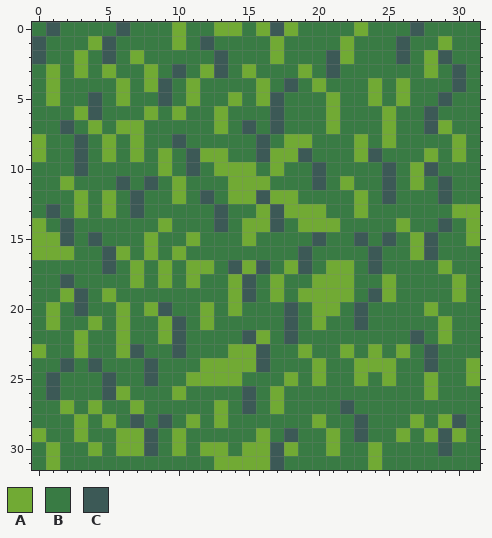
A pixel-art sprite gets an edit: source/HavenIsland/Content/Images/Tilesets/Outside.png. The first picture shows the starting point.
The file is 32x32 pixels.
Palette (. is transparent): A #71aa34  B #397b44  C #3c5956
Now the later version:
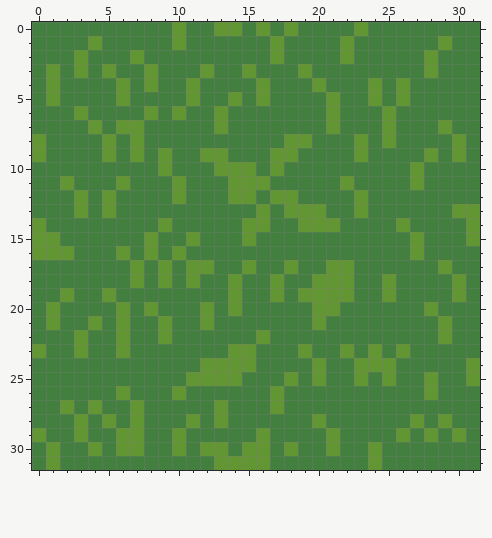
The edit:
@@ palette @@
-A #71aa34
+A #619633
-B #397b44
+B #437f3f
@@ x 0..31 @@
- 0 BCBBBBCBBBABBAABACABBBBABBBCBBBB
- 1 CBBBACBBBBABCBBBBABBBBABBBCBBABB
- 2 CBBABCBABBBBBCBBBABBBCABBBCBACBB
- 3 BABABABBABCBACBABBBABCBBBBBBABCB
- 4 BABBBBABACBABBBBABCBABBBABABBBCB
- 5 BABBCBABBCBABBABACBBBABBABABBCBB
- 6 BBBACBBBABABBABBBCBBBABBBABBCBBB
- 7 BBCBABAABBBBBABCBCBBBABBBABBCABB
- 8 ABBCBABABBCBBBBBCBAABBBABABBBBAB
- 9 ABBCBABABABCAABBCAACBBBACBBBABAB
-10 BBBCBBBBBABCBAAABABBCBBBBCBACBBB
-11 BBABBBCBCBABBBAAABBBCBABBCBABCBB
-12 BBBABABCBBABCBAACAABBBBABCBBBCBB
-13 BCBABABCBBBBBCBBACAAABBABBBBBBAA
-14 ABCBBBBBBABBBCBAACBAAABBBBABBCBA
-15 AACBCBBBABBABBBABBBBCBBCBCBACBBA
-16 AAABBCABABABBBBBBBBCBBBBCBBACBBB
-17 BBBBBCBABABAABCACBACBAABCBBBBABB
-18 BBCBBBBABABABBACBABBAAABBABBBBAB
-19 BBACBABBBBBBBBACBABAAAABCABBBBAB
-20 BABCBBABACBBABABBBCBAABCBBBBABBB
-21 BABBABABBACBABBBBBCBABBCBBBBBABB
-22 BBBABBABBACBBBBCABCBBBBBBBBCBABB
-23 ABBABBACBBCBBBAACBBABBABABABCBBB
-24 BBCBCBBBCBBBAAAACBBBABBAAABBCBBA
-25 BCBBBCBBCBBAAAABBBABABBABABBABBA
-26 BCBBBCABBBABBBBCBABBBBBBBBBBABBB
-27 BBABABBABBBBBABCBABBBBCBBBBBBBBB
-28 BBBABABCBCBABABBBBBBABBCBBBABACB
-29 ABBABBAACBABBBBBABCBBABCBBABACAB
-30 BABBABAACBABAABAACABBABBABBBBCBB
-31 BABBBBBBBBBBBAAAACBBBBBBABBBBBBB
+ 0 BBBBBBBBBBABBAABABABBBBABBBBBBBB
+ 1 BBBBABBBBBABBBBBBABBBBABBBBBBABB
+ 2 BBBABBBABBBBBBBBBABBBBABBBBBABBB
+ 3 BABABABBABBBABBABBBABBBBBBBBABBB
+ 4 BABBBBABABBABBBBABBBABBBABABBBBB
+ 5 BABBBBABBBBABBABABBBBABBABABBBBB
+ 6 BBBABBBBABABBABBBBBBBABBBABBBBBB
+ 7 BBBBABAABBBBBABBBBBBBABBBABBBABB
+ 8 ABBBBABABBBBBBBBBBAABBBABABBBBAB
+ 9 ABBBBABABABBAABBBAABBBBABBBBABAB
+10 BBBBBBBBBABBBAAABABBBBBBBBBABBBB
+11 BBABBBABBBABBBAAABBBBBABBBBABBBB
+12 BBBABABBBBABBBAABAABBBBABBBBBBBB
+13 BBBABABBBBBBBBBBABAAABBABBBBBBAA
+14 ABBBBBBBBABBBBBAABBAAABBBBABBBBA
+15 AABBBBBBABBABBBABBBBBBBBBBBABBBA
+16 AAABBBABABABBBBBBBBBBBBBBBBABBBB
+17 BBBBBBBABABAABBABBABBAABBBBBBABB
+18 BBBBBBBABABABBABBABBAAABBABBBBAB
+19 BBABBABBBBBBBBABBABAAAABBABBBBAB
+20 BABBBBABABBBABABBBBBAABBBBBBABBB
+21 BABBABABBABBABBBBBBBABBBBBBBBABB
+22 BBBABBABBABBBBBBABBBBBBBBBBBBABB
+23 ABBABBABBBBBBBAABBBABBABABABBBBB
+24 BBBBBBBBBBBBAAAABBBBABBAAABBBBBA
+25 BBBBBBBBBBBAAAABBBABABBABABBABBA
+26 BBBBBBABBBABBBBBBABBBBBBBBBBABBB
+27 BBABABBABBBBBABBBABBBBBBBBBBBBBB
+28 BBBABABABBBABABBBBBBABBBBBBABABB
+29 ABBABBAABBABBBBBABBBBABBBBABABAB
+30 BABBABAABBABAABAABABBABBABBBBBBB
+31 BABBBBBBBBBBBAAAABBBBBBBABBBBBBB
